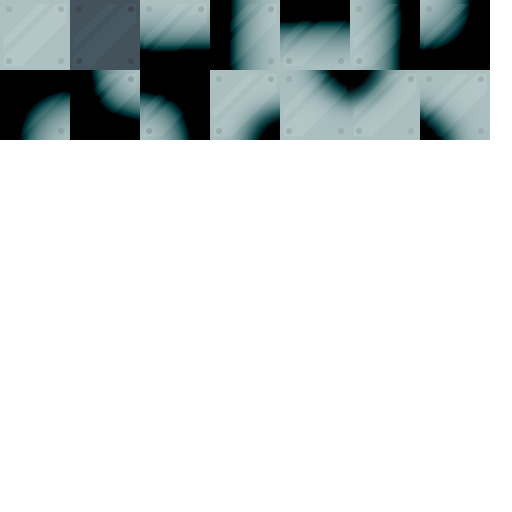
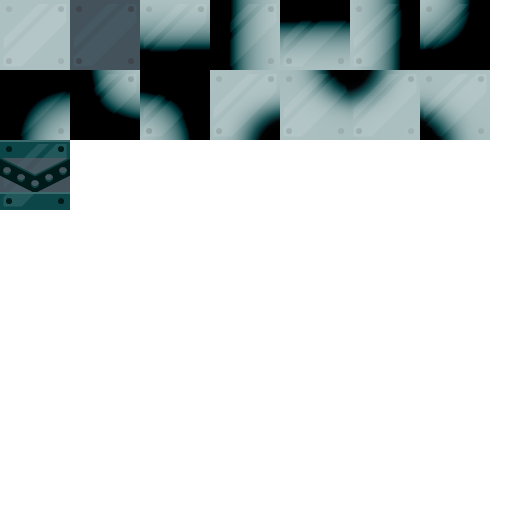
Layer changes from the first 512x512 image to the second:
added layer "Layer 16" above "Layer 15" over [0, 140, 70, 210]
added layer "Layer 15" above "Layer 14" over [0, 140, 70, 210]
